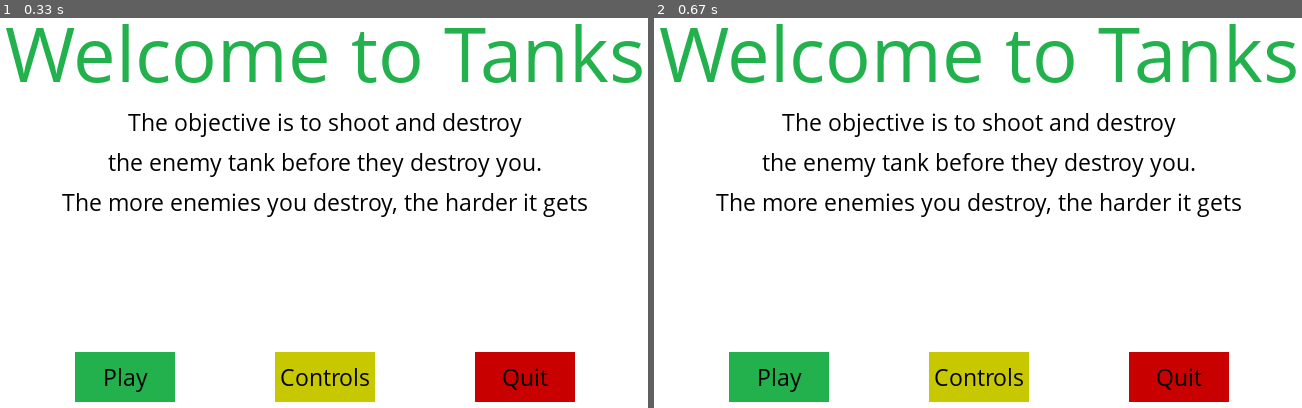
Above: before the commit, frames 1-2 (left to right).
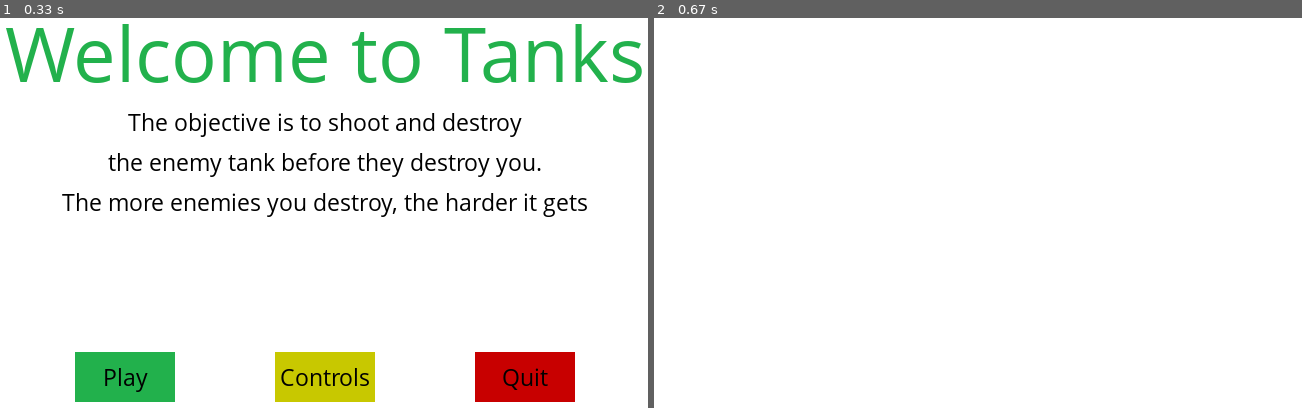
Above: after the commit, the same moments.

Repository: NikhilHeda/PyGame---Practice
Game: pygame game, started from code.py
Two runs of this game, one before a commit and one after it. Both use one fixed random seed, a clock stepped at 60 frames per second and the inputs below.
Inputs (mouse positions are in pixels of both pictures, inside the frame that each line leads up to):
- Up to frame 1 (0.33 s): no input
- Up to frame 2 (0.67 s): press the mouse at (777, 376) at 0.37 s; move the mouse to (887, 353) at 0.47 s; release the mouse at (1003, 330) at 0.6 s

Frame 1 is identical in both runs. In frame 2, 13% of the frame differs, in the area x 0-100%, y 1-99%.

Commit message:
Completed buttons functionality

Diff:
--- a/code.py
+++ b/code.py
@@ -87,9 +87,9 @@
 		message_to_screen("the enemy tank before they destroy you.", black, y_displace = 10)
 		message_to_screen("The more enemies you destroy, the harder it gets", black, y_displace = 50)
 
-		button("Play", 150, 500, 100, 50, green, light_green)
-		button("Controls", 350, 500, 100, 50, yellow, light_yellow)
-		button("Quit", 550, 500, 100, 50, red, light_red)
+		button("Play", 150, 500, 100, 50, green, light_green, action = "play")
+		button("Controls", 350, 500, 100, 50, yellow, light_yellow, action = "controls")
+		button("Quit", 550, 500, 100, 50, red, light_red, action = "quit")
 
 		pygame.display.update()
 		clock.tick(5)
@@ -113,11 +113,20 @@
 	textRect.center = (display_width / 2), (display_height / 2) + y_displace
 	gameDisplay.blit(textSurf, textRect)
 
-def button(text, x, y, width, height, inactive_color, active_color):
+def button(text, x, y, width, height, inactive_color, active_color, action = None):
 	cur = pygame.mouse.get_pos()
+	click = pygame.mouse.get_pressed()
 
 	if x + width > cur[0] > x and y + height > cur[1] > y:
 		pygame.draw.rect(gameDisplay, active_color, (x, y, width, height))
+		if click[0] == 1 and action != None:
+			if action == "quit":
+				pygame.quit()
+				quit()
+			elif action == "controls":
+				pass
+			elif action == "play":
+				gameLoop()
 	else:
 		pygame.draw.rect(gameDisplay, inactive_color, (x, y, width, height))
 
Not shown, changed: notes.txt
